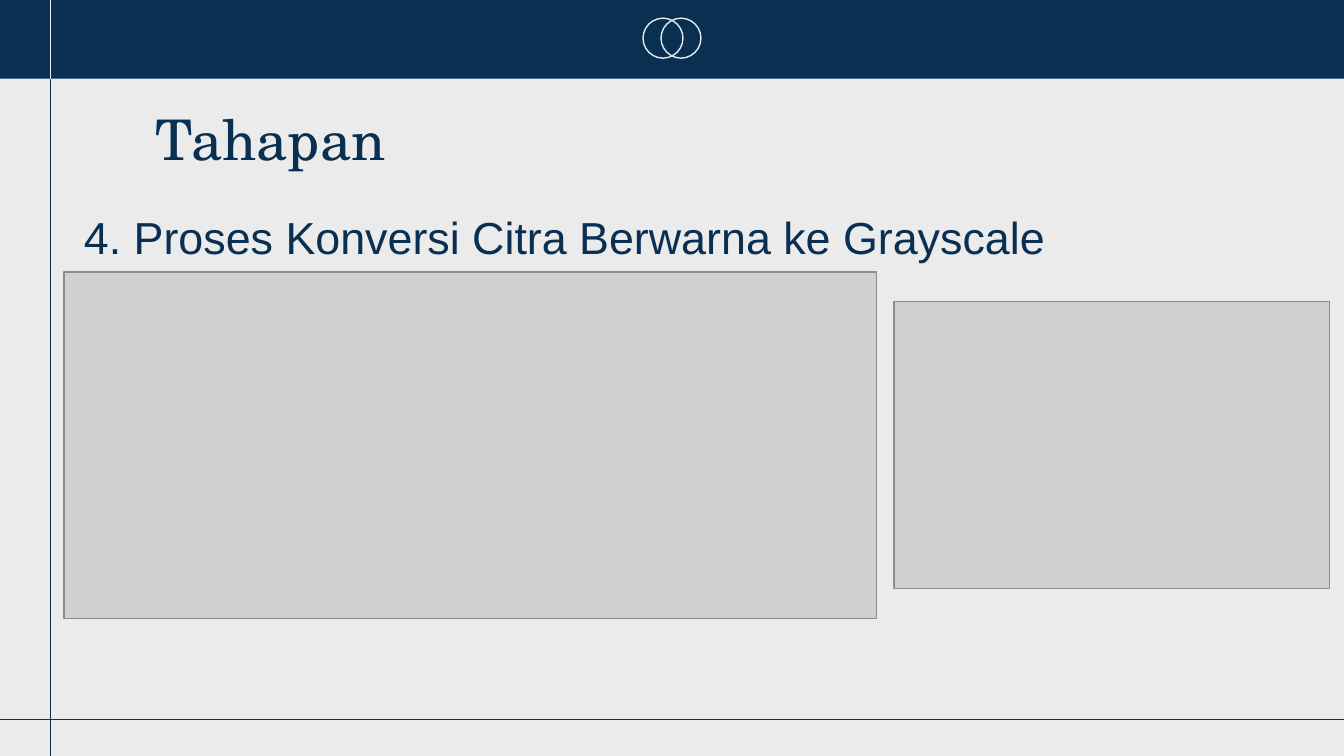
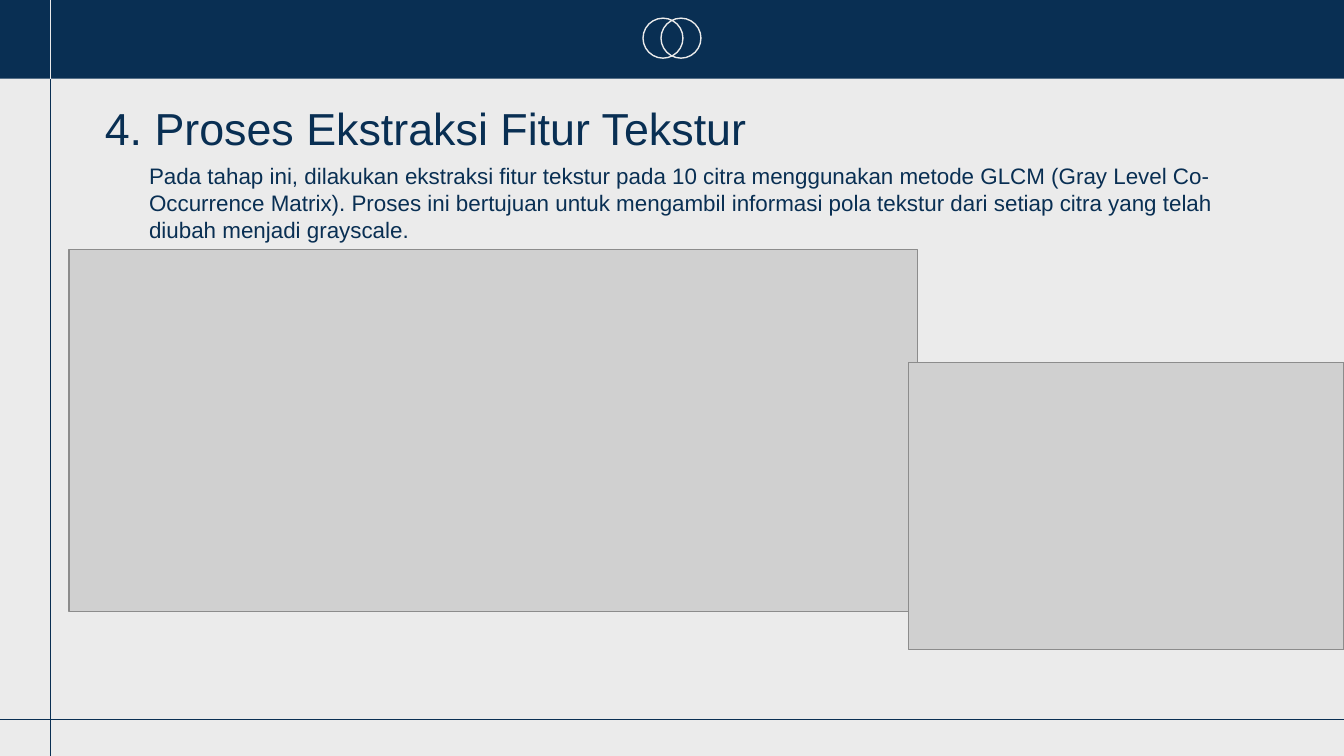
Before and after one commit to AryaPutra-182/2318034-EkstraksiFiturTekstur, a slide deck: slide 7 of PPT Ekstraksi Fitur Tekstur.pptx. Drawn at 1344x756 pixels with LibreOffice and Linux fonts; fonts in the diff are those of the drawing; grey boxes stand for pictures; background and template pictures are left out. Boxes give left, top, right and bottom in pixels: in the first picture for what was removed or moved away, otherwise in the second. Text is boxed around its words. In the diff, an @@ line names an element or a change of style, - is before the commit and + after.

```diff
--- a/PPT Ekstraksi Fitur Tekstur.pptx
+++ b/PPT Ekstraksi Fitur Tekstur.pptx
@@ subtitle at (105, 112, 746, 146): text changed @@
-4. Proses Konversi Citra Berwarna ke Grayscale
+4. Proses Ekstraksi Fitur Tekstur
@@ title removed at (155, 118, 385, 172) @@
-Tahapan
@@ text added at (149, 167, 1211, 243), 12 pt, text #092F53 @@
+Pada tahap ini, dilakukan ekstraksi fitur tekstur pada 10 citra menggunakan metode GLCM (Gray Level Co-Occurrence Matrix). Proses ini bertujuan untuk mengambil informasi pola tekstur dari setiap citra yang telah diubah menjadi grayscale.
@@ picture: place and size @@
-picture at (65, 271, 878, 618)
+picture at (69, 250, 918, 612)
@@ picture: place and size @@
-picture at (894, 301, 1329, 589)
+picture at (909, 363, 1344, 650)
```
Also in this commit, not shown: 6 other slides changed, 3 other files.
